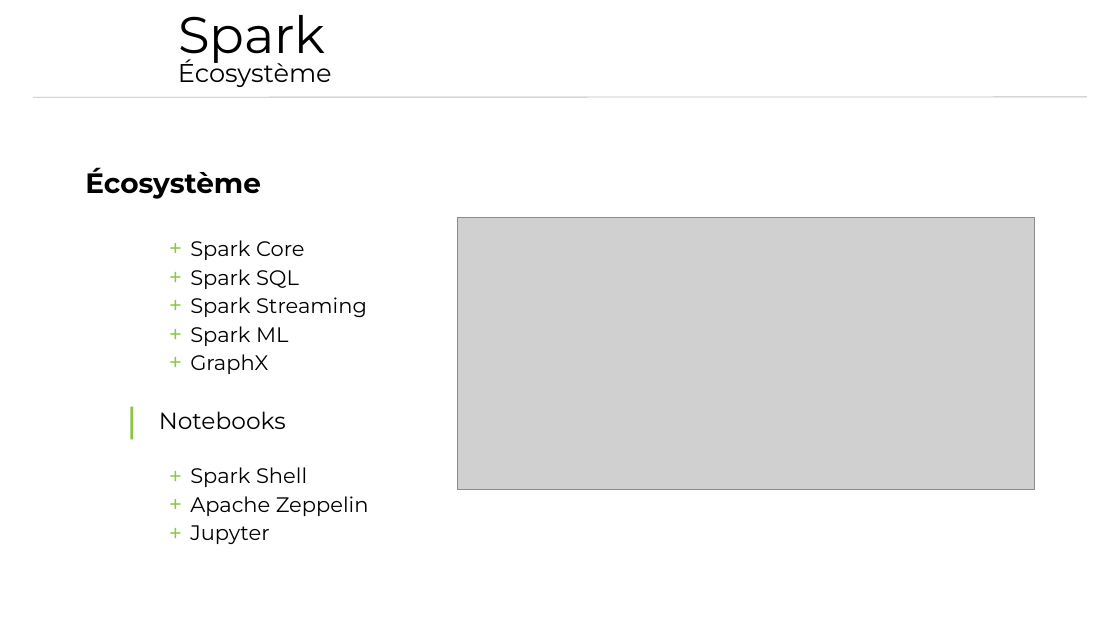
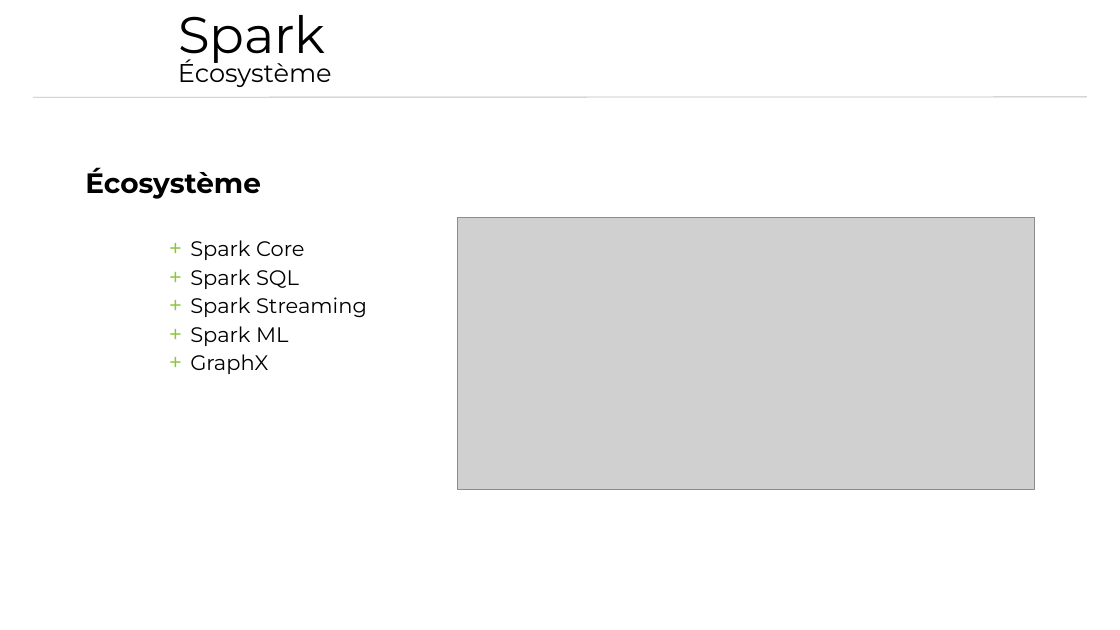
Before and after one commit to AmaelLaurier/HDInsightSpark, a slide deck: slide 9 of Présentation.pptx. Drawn at 1120x630 pixels with LibreOffice and Linux fonts; fonts in the diff are those of the drawing; grey boxes stand for pictures; background and template pictures are left out. Boxes give left, top, right and bottom in pixels: in the first picture for what was removed or moved away, otherwise in the second. Text is boxed around its words. In the diff, an @@ line names an element or a change of style, - is before the commit and + after.

```diff
--- a/Présentation.pptx
+++ b/Présentation.pptx
@@ text at (159,411,369,544): paragraphs removed @@
-  | Notebooks
-    + Spark Shell
-    + Apache Zeppelin
-    + Jupyter
```
Also in this commit, not shown: 1 other slide changed.
